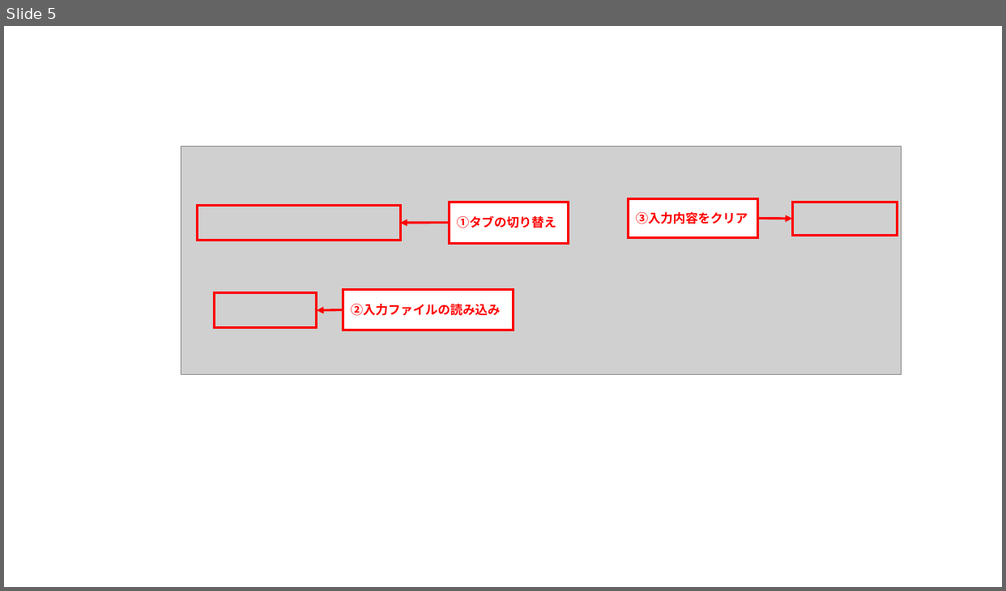
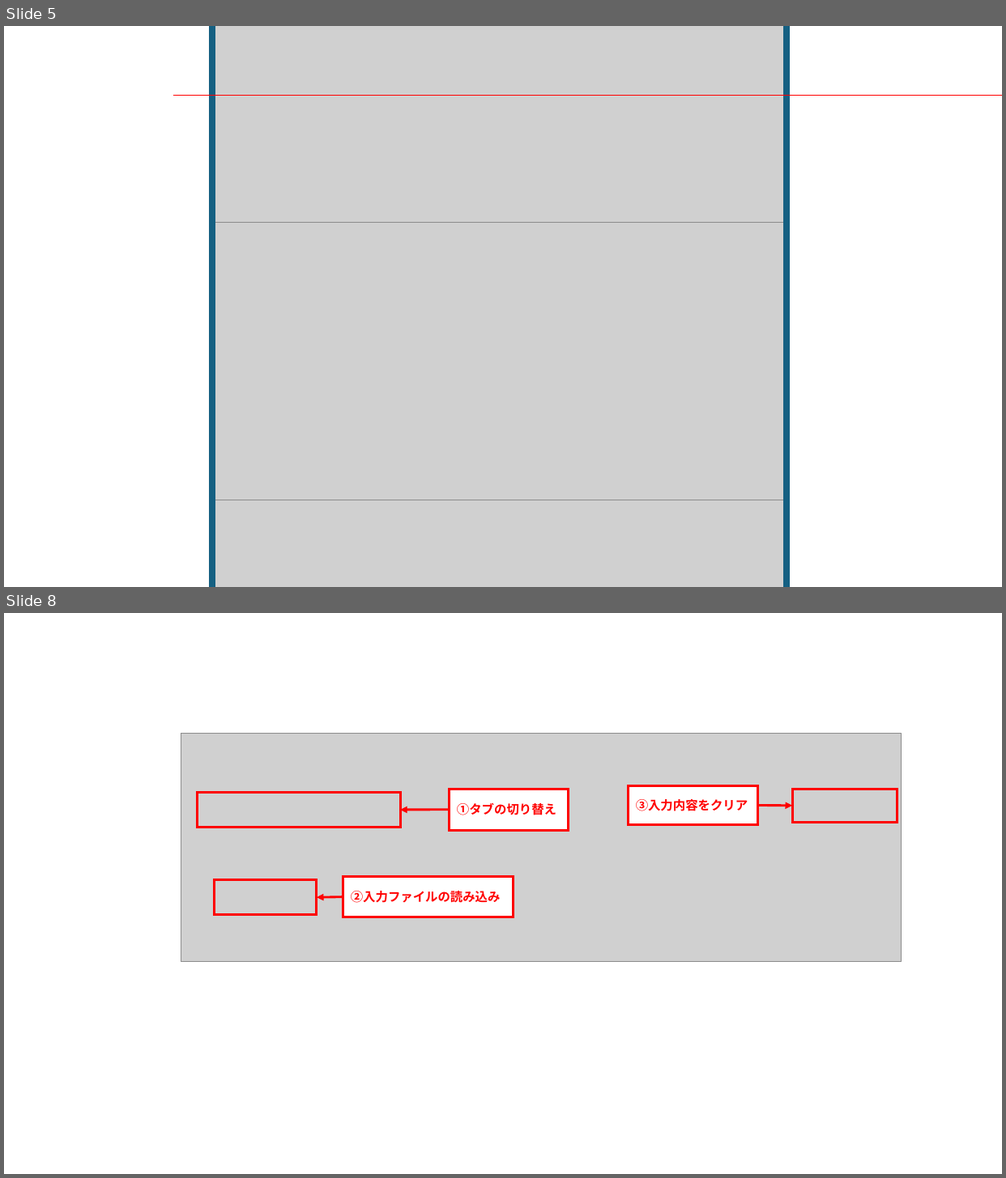
Before and after one commit to ramune428/lhtrpg_webapp_challenge, a slide deck: スクリーンショット_使い方_エネミー.pptx. Shown one above the other, each under a label of ours: slide 5 before the commit, slides 5 and 8 after it; the slides between them are not shown. The pictures are 1006x591 and 1006x1178 pixels, drawn with LibreOffice and Linux fonts; fonts in the diff are those of the drawing; grey boxes stand for pictures; background and template pictures are left out. Boxes give left, top, right and bottom in pixels: in the first picture for what was removed or moved away, otherwise in the second. Text is boxed around its words. In the diff, an @@ line names an element or a change of style, - is before the commit and + after.

```diff
--- a/スクリーンショット_使い方_エネミー.pptx
+++ b/スクリーンショット_使い方_エネミー.pptx
@@ slide 5 added at (4, 26, 1002, 587), background #FFFFFF @@
@@ picture added at (212, 26, 786, 298) @@
@@ line added from (212, 26) to (212, 587), #156082 6 pt @@
@@ line added from (786, 26) to (786, 587), #156082 6 pt @@
@@ line added from (174, 95) to (1002, 95), #FF0000 0.75 pt @@
@@ picture added at (213, 223, 787, 587) @@
@@ picture added at (213, 501, 787, 587) @@
@@ what was slide 5 is now slide 8 @@
```
Also in this commit, not shown: 1 slide changed, 2 other slides added.
